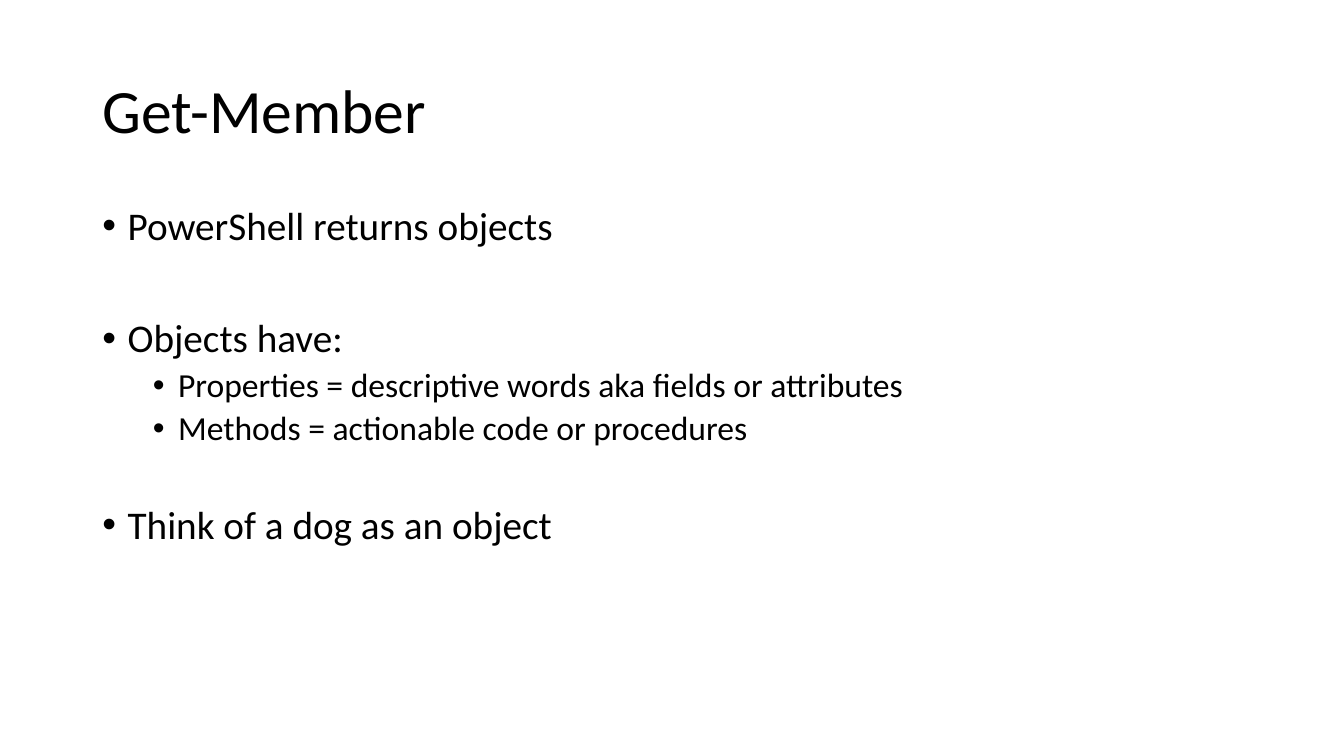
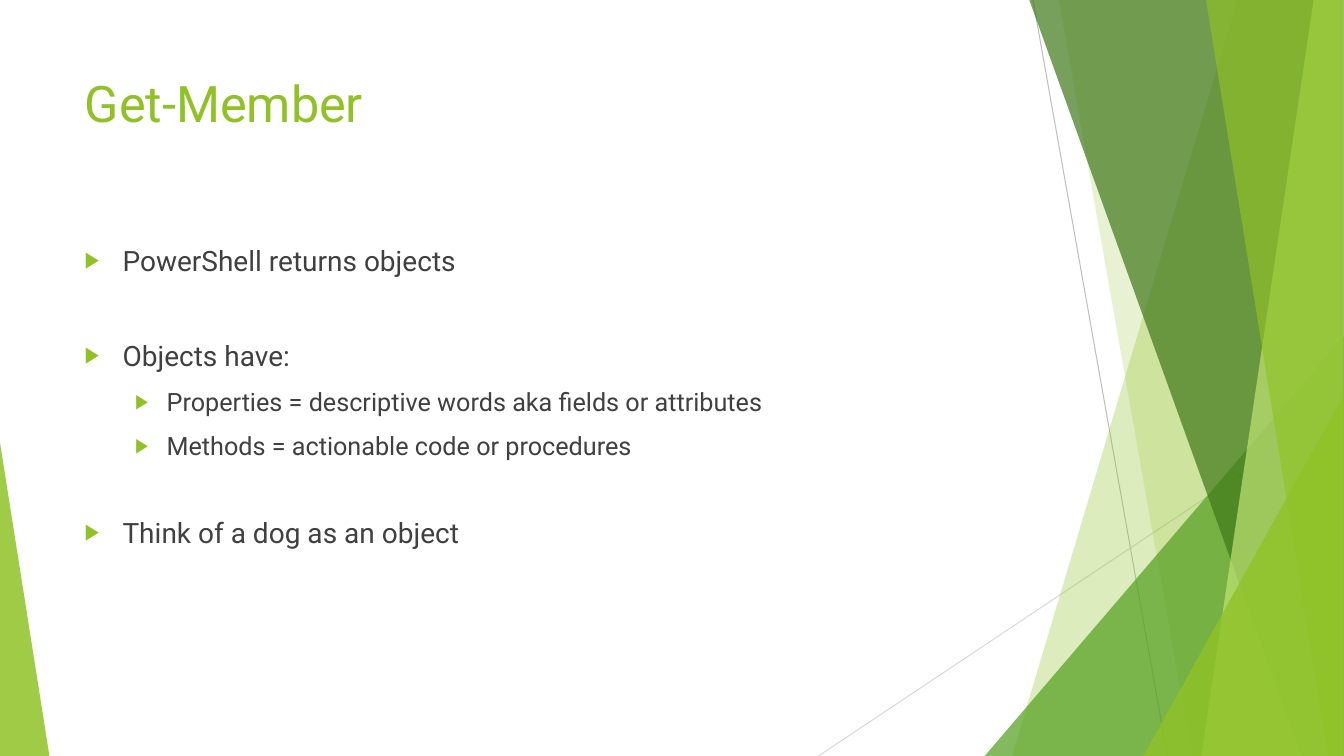
Before and after one commit to ergo3114/Fundamentals1, a slide deck: slide 8 of PowerShell Fundamentals 1.pptx (slide 7 before the commit). Drawn at 1344x756 pixels with LibreOffice and Linux fonts; fonts in the diff are those of the drawing. Boxes give left, top, right and bottom in pixels: in the first picture for what was removed or moved away, otherwise in the second. Text is boxed around its words. In the diff, an @@ line names an element or a change of style, - is before the commit and + after.

Commit message:
Updated PowerPoint with relevant information

```diff
--- a/PowerShell Fundamentals 1.pptx
+++ b/PowerShell Fundamentals 1.pptx
@@ title "Get-Member": place and size @@
-title "Get-Member" at (102,90,426,134)
+title "Get-Member" at (85,84,363,123)
@@ title "Get-Member" at (85,84,363,123): size 44 to 36 pt, font Calibri to Roboto, text colour #000000 to #90C226; line spacing 0.9 to 1; vertical alignment middle to top @@
@@ text "PowerShell returns objects": place and size @@
-text "PowerShell returns objects" at (128,212,903,546)
+text "PowerShell returns objects" at (123,250,762,549)
@@ text "PowerShell returns objects" at (123,250,762,549): size 28 to 20 pt in "PowerShell returns objects", "Objects have:", "Think of a dog as an object"; font Calibri to Roboto, text colour #000000 to #404040; size 24 to 18 pt in "Properties = descriptive words aka fields or ...", "Methods = actionable code or procedures"; bullet • to ▶; line spacing 0.9 to 1; more space between paragraphs @@
@@ group added at (0,0,1344,756): 5 freeform shapes, 3 triangles, 2 lines @@
```
Also in this commit, not shown: 8 other slides changed, 4 slides added.
